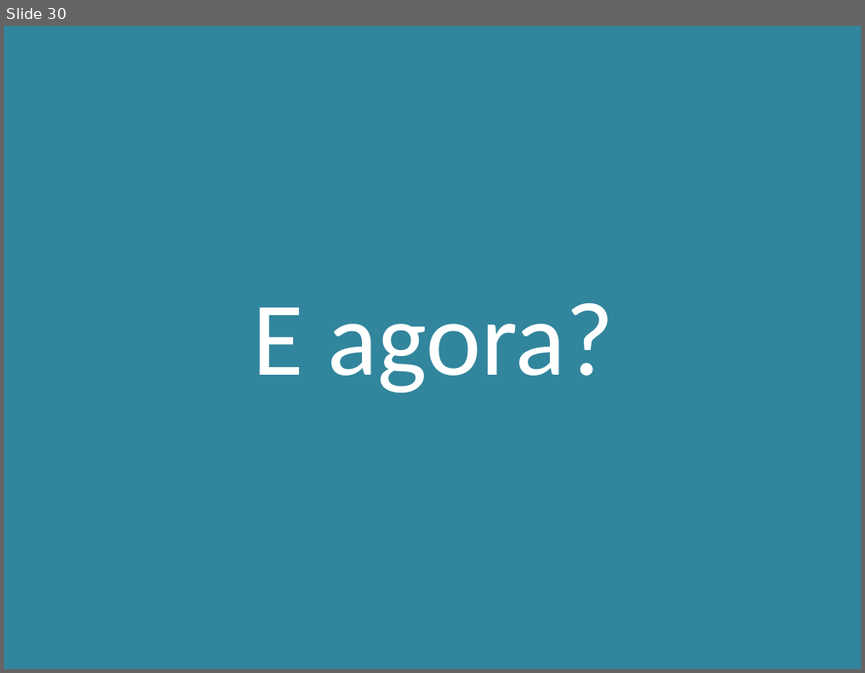
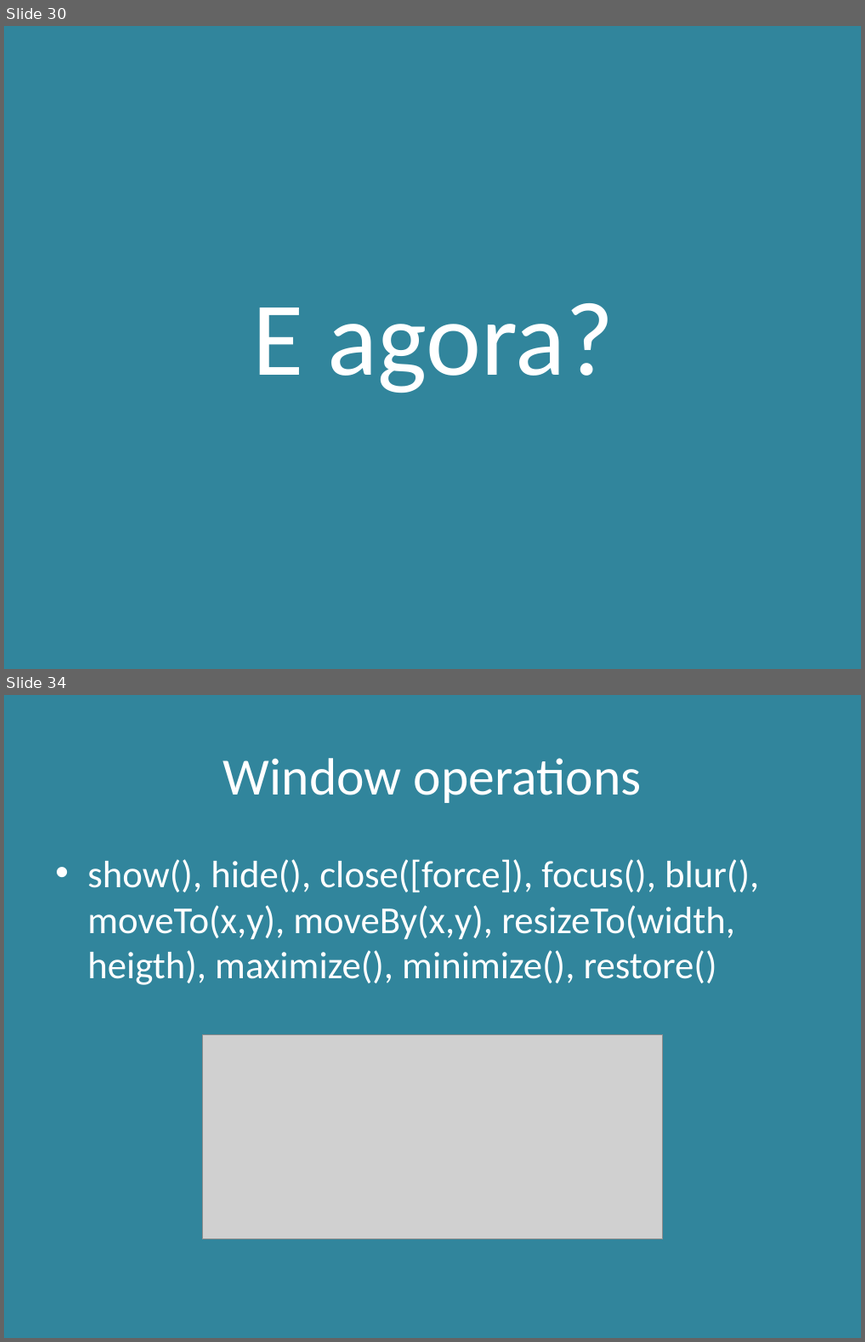
Before and after one commit to JayrAlencar/minicurso-nwjs, a slide deck: apresentacao.pptx. Shown one above the other, each under a label of ours: slide 30 before the commit, slides 30 and 34 after it; the slides between them are not shown. The pictures are 865x673 and 865x1342 pixels, drawn with LibreOffice and Linux fonts; fonts in the diff are those of the drawing; grey boxes stand for pictures. Boxes give left, top, right and bottom in pixels: in the first picture for what was removed or moved away, otherwise in the second. Text is boxed around its words. In the diff, an @@ line names an element or a change of style, - is before the commit and + after.

Commit message:
Exemplos menu e window - atualização da apresentação

```diff
--- a/apresentacao.pptx
+++ b/apresentacao.pptx
@@ slide 34 added at box(4, 695, 861, 1338), background #31859C @@
@@ title added at box(223, 758, 642, 803), 44 pt, text #FFFFFF @@
+Window operations
@@ text added at box(87, 859, 759, 985), 32 pt, text #FFFFFF @@
+• show(), hide(), close([force]), focus(), blur(), moveTo(x,y), moveBy(x,y), resizeTo(width, heigth), maximize(), minimize(), restore()
@@ picture added at box(202, 1034, 663, 1239) @@
```
Also in this commit, not shown: 6 other slides added, 1 slide removed, 5 other files.
